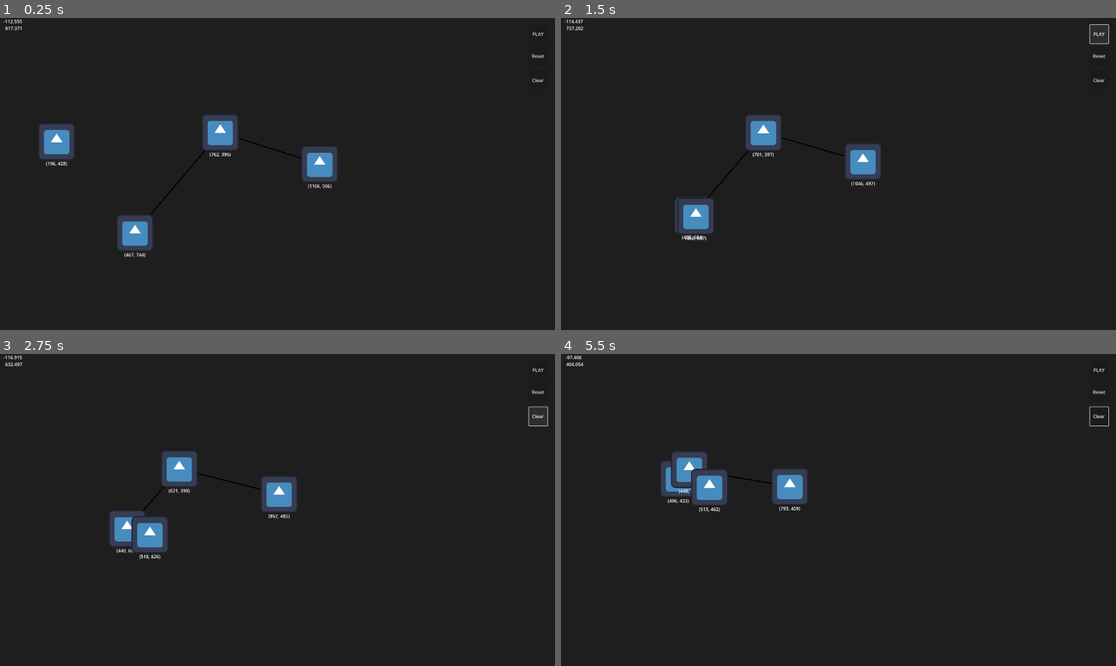
Above: before the commit, frames 1-4 (two rows, left to right).
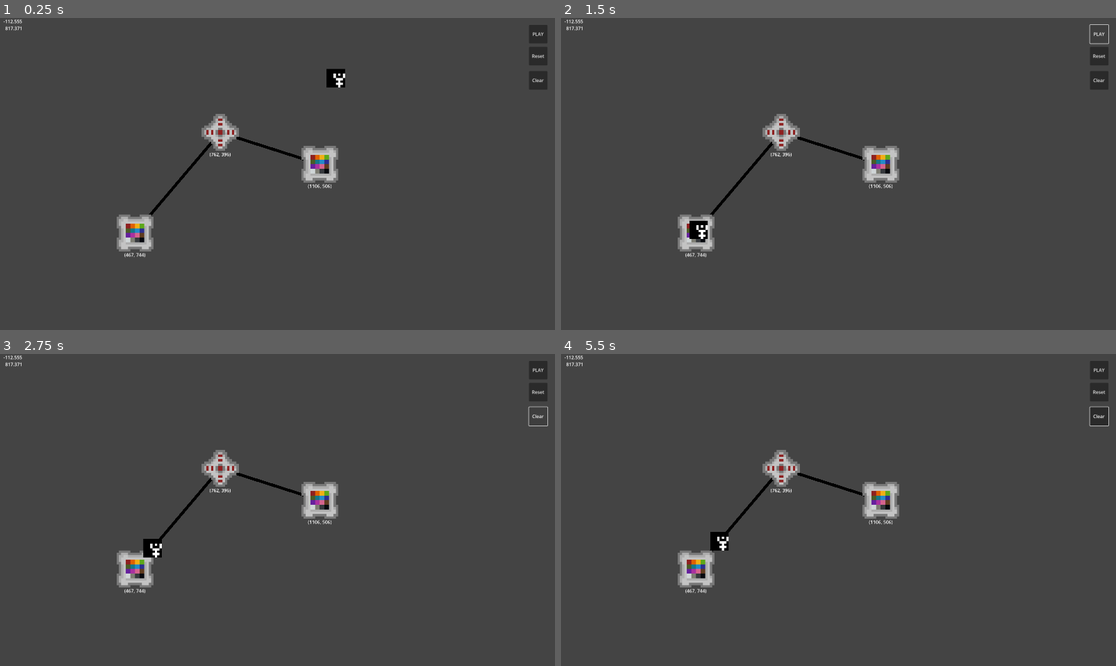
Above: after the commit, the same moments.

Repository: reevesc7/2d-animator-godot
Game: Godot game, scene res://Scenes/hub_network.tscn
Two runs of this game, one before a commit and one after it. Both use one fixed random seed, a clock stepped at 60 frames per second and the inputs below. The engine's default icon, where the game draws it, is replaced by a stand-in: a white triangle on a blue panel in a dark square.
Inputs (mouse positions are in pixels of both pictures, inside the frame that each line leads up to):
- Up to frame 1 (0.25 s): no input
- Up to frame 2 (1.5 s): click "PLAY" at 0.5 s; click "PLAY" at 1.25 s
- Up to frame 3 (2.75 s): click "Clear" at 2 s
- Up to frame 4 (5.5 s): click "Clear" at 2.75 s; click "PLAY" at 3.5 s; click "Clear" at 4.25 s; move the mouse to (960, 494) at 5.02 s; tap 1 (play_1) at 5.1 s

The runs differ from the first frame. In frame 1, 99% of the frame differs, in the area x 0-100%, y 0-100%; in frame 2, 99%; in frame 3, 98%; in frame 4, 98%.

Commit message:
Added textures for network video.

Diff:
--- a/Scenes/hub_network.tscn
+++ b/Scenes/hub_network.tscn
@@ -1,18 +1,20 @@
-[gd_scene load_steps=15 format=3 uid="uid://chlvrrnvlhyg6"]
+[gd_scene load_steps=17 format=3 uid="uid://chlvrrnvlhyg6"]
 
-[ext_resource type="Texture2D" uid="uid://duaorakf3u3bt" path="res://icon.svg" id="1_bqcl0"]
 [ext_resource type="Script" path="res://Scripts/hub_network.gd" id="1_pucml"]
 [ext_resource type="PackedScene" uid="uid://da4rvqq8r5272" path="res://Scenes/drag_button.tscn" id="2_1lp2n"]
 [ext_resource type="PackedScene" uid="uid://d0wpucywhersh" path="res://Scenes/position_report.tscn" id="5_cfn8e"]
 [ext_resource type="PackedScene" uid="uid://cqpu7y25y8vhj" path="res://Scenes/angle_report.tscn" id="6_c28ik"]
 [ext_resource type="PackedScene" uid="uid://die5e47j2w4hj" path="res://Scenes/length_report.tscn" id="7_21xef"]
 [ext_resource type="PackedScene" uid="uid://ji8qhbqe0s2r" path="res://Scenes/prop.tscn" id="8_iayus"]
+[ext_resource type="Texture2D" uid="uid://dckaknmyh11js" path="res://Assets/Textures/terminal.png" id="8_xlpqf"]
 [ext_resource type="PackedScene" uid="uid://dng1g3mcvhmyf" path="res://Scenes/follow_animator.tscn" id="9_hrnbf"]
 [ext_resource type="PackedScene" uid="uid://bo14pgsbuej0f" path="res://Scenes/reset_animator.tscn" id="10_ars2w"]
+[ext_resource type="Texture2D" uid="uid://bumt4lg3g2o4m" path="res://Assets/Textures/intersection_2.png" id="10_yn0ro"]
 [ext_resource type="PackedScene" uid="uid://bn7qgkv8qu1gi" path="res://Scenes/to_point_animator.tscn" id="11_hr86a"]
 [ext_resource type="PackedScene" uid="uid://dxdew45b16dj0" path="res://Scenes/connector.tscn" id="12_g0pfm"]
 [ext_resource type="Script" path="res://Scripts/connector.gd" id="13_nly4m"]
 [ext_resource type="PackedScene" uid="uid://b4ysdkpnjn22m" path="res://Scenes/targeter.tscn" id="14_v3b1s"]
+[ext_resource type="Texture2D" uid="uid://csdt3656fkstm" path="res://Assets/Textures/ribqah.png" id="15_okent"]
 [ext_resource type="PackedScene" uid="uid://cexcanujbpme4" path="res://Scenes/path_visual.tscn" id="16_xw5rs"]
 
 [node name="HubNetwork" type="Node2D"]
@@ -49,7 +51,7 @@
 target = NodePath("..")
 
 [node name="Sprite2D" type="Sprite2D" parent="DestTargeter/Prop"]
-texture = ExtResource("1_bqcl0")
+texture = ExtResource("8_xlpqf")
 
 [node name="PositionReport" parent="DestTargeter/Prop" node_paths=PackedStringArray("target") instance=ExtResource("5_cfn8e")]
 offset_top = 64.0
@@ -63,7 +65,7 @@
 target = NodePath("..")
 
 [node name="Sprite2D" type="Sprite2D" parent="DestTargeter/Prop2"]
-texture = ExtResource("1_bqcl0")
+texture = ExtResource("10_yn0ro")
 
 [node name="PositionReport" parent="DestTargeter/Prop2" node_paths=PackedStringArray("target") instance=ExtResource("5_cfn8e")]
 offset_top = 64.0
@@ -77,7 +79,7 @@
 target = NodePath("..")
 
 [node name="Sprite2D" type="Sprite2D" parent="DestTargeter/Prop3"]
-texture = ExtResource("1_bqcl0")
+texture = ExtResource("8_xlpqf")
 
 [node name="PositionReport" parent="DestTargeter/Prop3" node_paths=PackedStringArray("target") instance=ExtResource("5_cfn8e")]
 offset_top = 64.0
@@ -86,18 +88,17 @@
 
 [node name="MoveTargeter" parent="." instance=ExtResource("14_v3b1s")]
 
-[node name="MovingProp" parent="MoveTargeter" instance=ExtResource("8_iayus")]
-position = Vector2(196, 428)
+[node name="Ribqah" parent="MoveTargeter" instance=ExtResource("8_iayus")]
+position = Vector2(1162, 208)
 
-[node name="DragButton" parent="MoveTargeter/MovingProp" node_paths=PackedStringArray("target") instance=ExtResource("2_1lp2n")]
-target = NodePath("..")
+[node name="Sprite2D" type="Sprite2D" parent="MoveTargeter/Ribqah"]
+texture = ExtResource("15_okent")
 
-[node name="Sprite2D" type="Sprite2D" parent="MoveTargeter/MovingProp"]
-texture = ExtResource("1_bqcl0")
-
-[node name="PositionReport" parent="MoveTargeter/MovingProp" node_paths=PackedStringArray("target") instance=ExtResource("5_cfn8e")]
-offset_top = 64.0
-offset_bottom = 88.0
+[node name="DragButton" parent="MoveTargeter/Ribqah" node_paths=PackedStringArray("target") instance=ExtResource("2_1lp2n")]
+offset_left = -32.0
+offset_top = -32.0
+offset_right = 32.0
+offset_bottom = 32.0
 target = NodePath("..")
 
 [node name="FollowAnimator" parent="." node_paths=PackedStringArray("path_targeter", "targeter", "trigger") instance=ExtResource("9_hrnbf")]
@@ -110,10 +111,9 @@
 targeter = NodePath("../AllTargeter")
 trigger = NodePath("../ResetButton")
 
-[node name="ToPointAnimator" parent="." node_paths=PackedStringArray("targeter", "trigger") instance=ExtResource("11_hr86a")]
+[node name="ToPointAnimator" parent="." node_paths=PackedStringArray("targeter") instance=ExtResource("11_hr86a")]
 point = Vector2(400, 400)
 targeter = NodePath("../DestTargeter")
-trigger = NodePath("../PlayButton")
 
 [node name="PlayButton" type="Button" parent="."]
 offset_left = 1830.0
--- a/Scenes/path_visual.tscn
+++ b/Scenes/path_visual.tscn
@@ -4,6 +4,5 @@
 
 [node name="PathVisual" type="Line2D"]
 z_index = -1
-width = 4.0
 default_color = Color(0, 0, 0, 1)
 script = ExtResource("1_5163l")
--- a/project.godot
+++ b/project.godot
@@ -41,4 +41,4 @@
 
 [rendering]
 
-environment/defaults/default_clear_color=Color(0.117647, 0.117647, 0.117647, 1)
+environment/defaults/default_clear_color=Color(0.266667, 0.266667, 0.266667, 1)
Binary file added: Assets/Textures/intersection.png
Not shown, added: Assets/Textures/intersection.png.import
Binary file added: Assets/Textures/intersection_1.png
Not shown, added: Assets/Textures/intersection_1.png.import
Binary file added: Assets/Textures/intersection_2.png
Not shown, added: Assets/Textures/intersection_2.png.import
Binary file added: Assets/Textures/ribqah.png
Not shown, added: Assets/Textures/ribqah.png.import
Binary file added: Assets/Textures/terminal.png
Not shown, added: Assets/Textures/terminal.png.import
